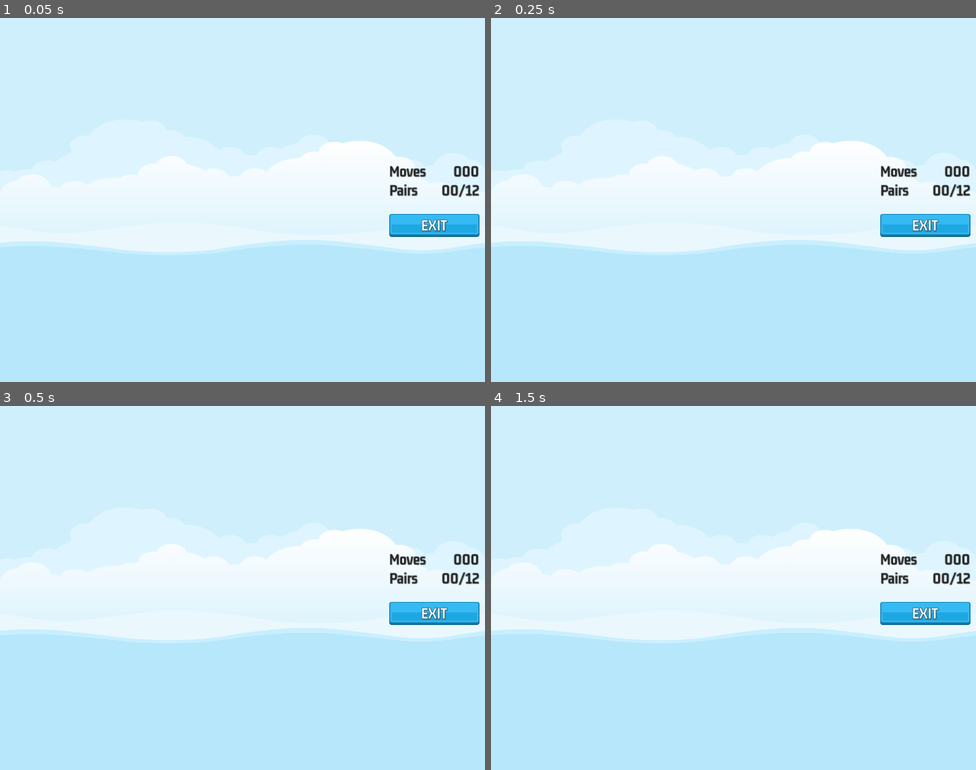
Above: before the commit, frames 1-4 (two rows, left to right).
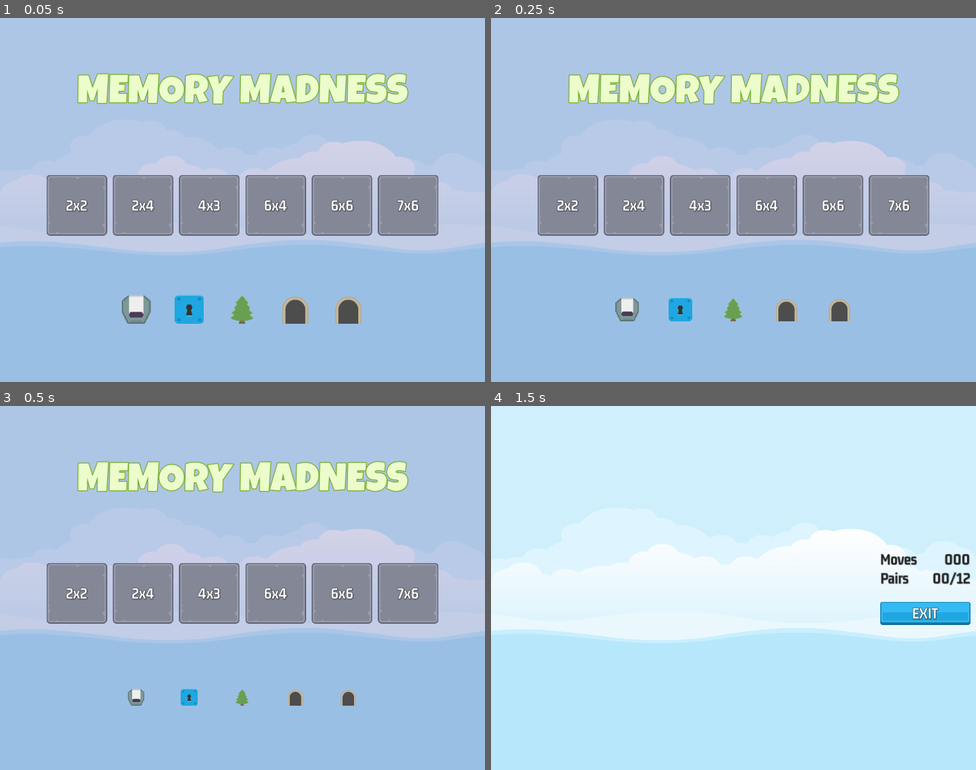
Above: after the commit, the same moments.

Repository: jaerrib/learning-godot
Game: Godot game, scene res://scenes/master/master.tscn
The game is run twice, just before and just after one commit, with the same random seed, the same clock (stepped at 60 frames per second) and the same inputs.
Inputs (mouse positions are in pixels of both pictures, inside the frame that each line leads up to):
- Up to frame 1 (0.05 s): no input
- Up to frame 2 (0.25 s): no input
- Up to frame 3 (0.5 s): no input
- Up to frame 4 (1.5 s): click (568, 591) at 0.5 s, where only the run after the commit has a clickable "2x2"; tap Enter at 1.25 s

The runs differ from the first frame. In frame 1, 100% of the frame differs, in the area x 0-100%, y 0-100%; in frame 2, 100%; in frame 3, 100%; in frame 4, nothing differs.

Commit message:
Add navigation between menu and game

Diff:
--- a/memory-madness/level_button/level_button.gd
+++ b/memory-madness/level_button/level_button.gd
@@ -12,6 +12,5 @@
 	label.text = "%dx%d" % [ldata.get_cols(), ldata.get_rows()]
 
 
-# Called every frame. 'delta' is the elapsed time since the previous frame.
-func _process(delta: float) -> void:
-	pass
+func _on_pressed() -> void:
+	SignalManager.on_level_selected.emit(level_number)
--- a/memory-madness/level_button/level_button.tscn
+++ b/memory-madness/level_button/level_button.tscn
@@ -34,3 +34,5 @@
 label_settings = ExtResource("4_7lfps")
 horizontal_alignment = 1
 vertical_alignment = 1
+
+[connection signal="pressed" from="." to="." method="_on_pressed"]
--- a/memory-madness/project.godot
+++ b/memory-madness/project.godot
@@ -19,6 +19,7 @@
 
 ImageManager="*res://singletons/image_manager.gd"
 GameManager="*res://singletons/game_manager.gd"
+SignalManager="*res://singletons/signal_manager.gd"
 
 [display]
 
--- /dev/null
+++ b/memory-madness/scenes/game/game.gd
@@ -0,0 +1,19 @@
+extends Control
+
+
+# Called when the node enters the scene tree for the first time.
+func _ready() -> void:
+	SignalManager.on_level_selected.connect(on_level_selected)
+
+
+# Called every frame. 'delta' is the elapsed time since the previous frame.
+func _process(delta: float) -> void:
+	pass
+
+
+func on_level_selected(level_num: int) -> void:
+	pass
+
+
+func _on_exit_button_pressed() -> void:
+	SignalManager.on_game_exit_pressed.emit()
--- a/memory-madness/scenes/game/game.tscn
+++ b/memory-madness/scenes/game/game.tscn
@@ -1,5 +1,6 @@
-[gd_scene load_steps=5 format=3 uid="uid://djh3isj0x08sa"]
+[gd_scene load_steps=6 format=3 uid="uid://djh3isj0x08sa"]
 
+[ext_resource type="Script" path="res://scenes/game/game.gd" id="1_6ebnb"]
 [ext_resource type="LabelSettings" uid="uid://efdir2vdny11" path="res://assets/GM_32_Dark.tres" id="1_l0lfu"]
 [ext_resource type="Texture2D" uid="uid://di6u8wvmqo0xg" path="res://assets/ui/blue_button00.png" id="2_agrki"]
 [ext_resource type="Texture2D" uid="uid://dc5djd5e61qyp" path="res://assets/ui/green_button00.png" id="3_8jcib"]
@@ -12,6 +13,7 @@
 anchor_bottom = 1.0
 grow_horizontal = 2
 grow_vertical = 2
+script = ExtResource("1_6ebnb")
 
 [node name="HB" type="HBoxContainer" parent="."]
 layout_mode = 1
@@ -85,7 +87,8 @@
 layout_mode = 2
 size_flags_horizontal = 4
 texture_normal = ExtResource("2_agrki")
-texture_pressed = ExtResource("3_8jcib")
+texture_pressed = ExtResource("2_agrki")
+texture_hover = ExtResource("3_8jcib")
 
 [node name="Label" type="Label" parent="HB/MC2/VB/ExitButton"]
 layout_mode = 1
@@ -98,3 +101,5 @@
 label_settings = ExtResource("4_4ve0f")
 horizontal_alignment = 1
 vertical_alignment = 1
+
+[connection signal="pressed" from="HB/MC2/VB/ExitButton" to="." method="_on_exit_button_pressed"]
--- /dev/null
+++ b/memory-madness/scenes/master/master.gd
@@ -0,0 +1,26 @@
+extends CanvasLayer
+
+
+@onready var main: Control = $Main
+@onready var game: Control = $Game
+
+
+
+# Called when the node enters the scene tree for the first time.
+func _ready() -> void:
+	show_game(false)
+	SignalManager.on_game_exit_pressed.connect(on_game_exit_pressed)
+	SignalManager.on_level_selected.connect(on_level_selected )
+
+
+func show_game(s: bool ) -> void:
+	game.visible = s
+	main.visible = !s
+
+
+func on_game_exit_pressed() -> void:
+	show_game(false)
+
+
+func on_level_selected(level_num: int) -> void:
+	show_game(true)
--- a/memory-madness/scenes/master/master.tscn
+++ b/memory-madness/scenes/master/master.tscn
@@ -1,10 +1,12 @@
-[gd_scene load_steps=4 format=3 uid="uid://6ble00dbwixb"]
+[gd_scene load_steps=5 format=3 uid="uid://6ble00dbwixb"]
 
 [ext_resource type="Texture2D" uid="uid://bj1lmlqb7jlx1" path="res://assets/images/backgroundEmpty.png" id="1_3tmow"]
+[ext_resource type="Script" path="res://scenes/master/master.gd" id="1_6j0qw"]
 [ext_resource type="PackedScene" uid="uid://1e6034keiccb" path="res://scenes/main/main.tscn" id="2_rooc8"]
 [ext_resource type="PackedScene" uid="uid://djh3isj0x08sa" path="res://scenes/game/game.tscn" id="3_uccqg"]
 
 [node name="Master" type="CanvasLayer"]
+script = ExtResource("1_6j0qw")
 
 [node name="TextureRect" type="TextureRect" parent="."]
 anchors_preset = 15
--- /dev/null
+++ b/memory-madness/singletons/signal_manager.gd
@@ -0,0 +1,5 @@
+extends Node
+
+
+signal on_game_exit_pressed
+signal on_level_selected(level_num: int)
Not shown, added: memory-madness/export_presets.cfg
